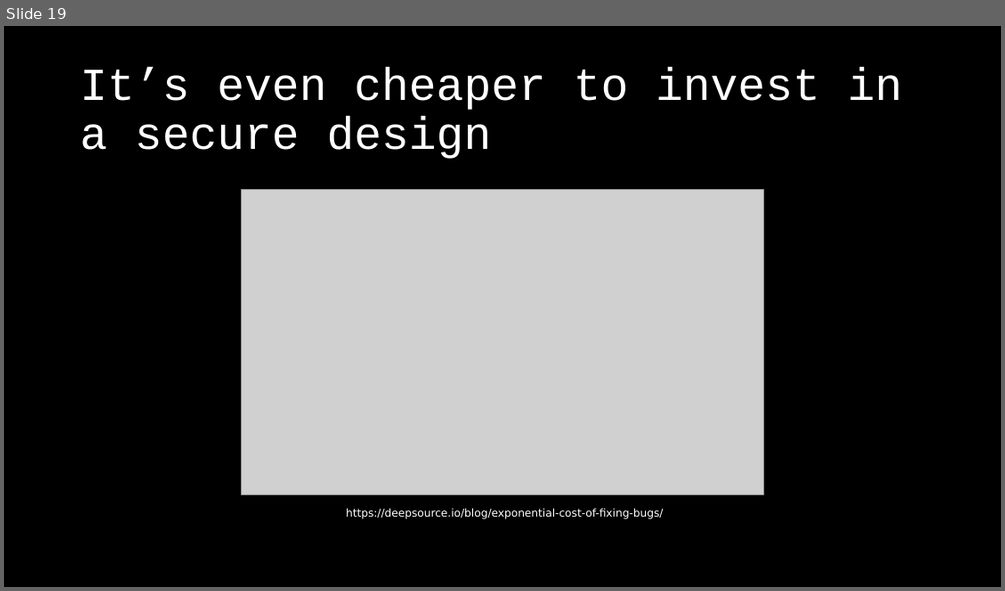
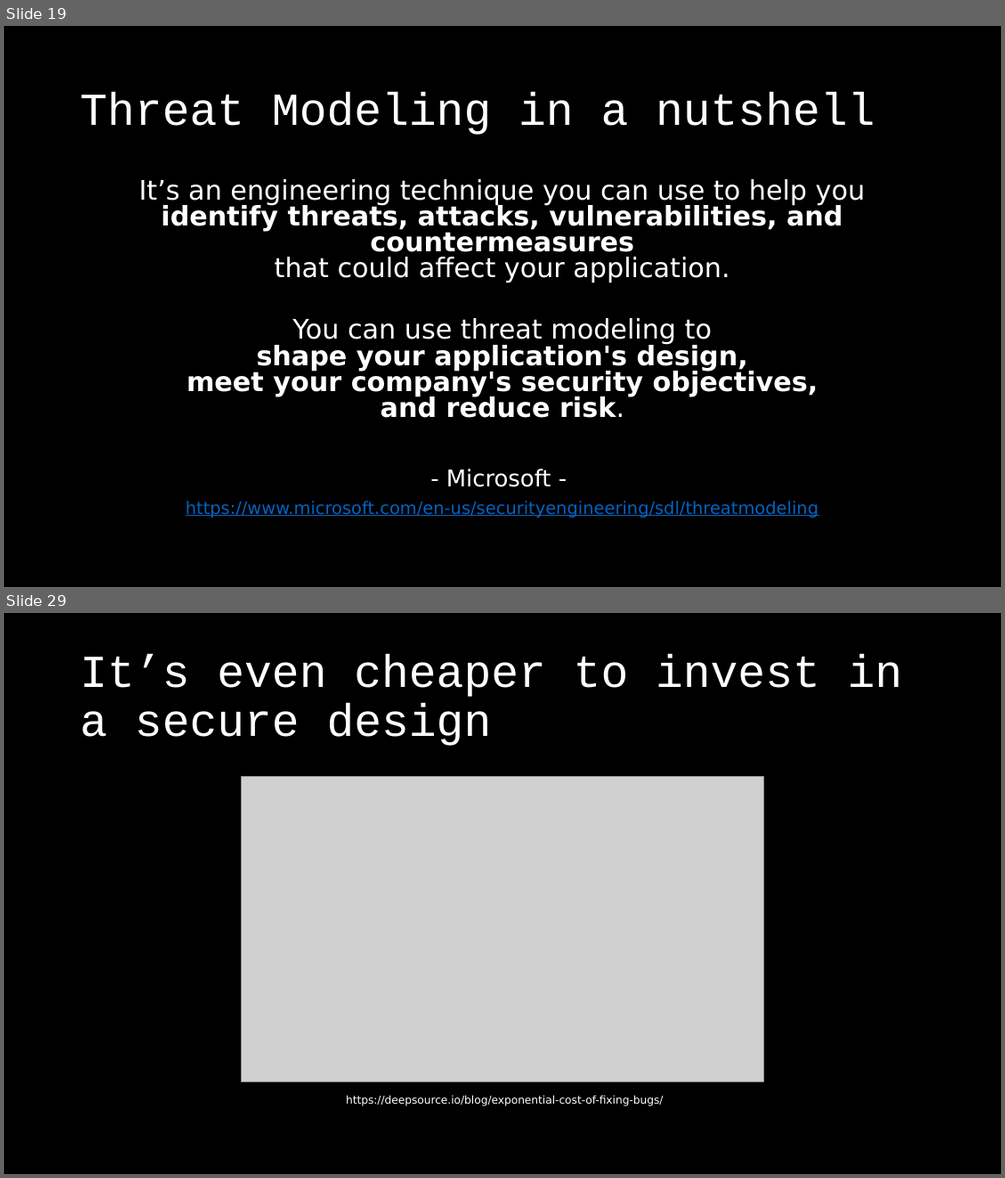
Before and after one commit to dschwarz91/websec-lecture, a slide deck: slides/8_General_Topics.pptx. Shown one above the other, each under a label of ours: slide 19 before the commit, slides 19 and 29 after it; the slides between them are not shown. The pictures are 1005x591 and 1005x1178 pixels, drawn with LibreOffice and Linux fonts; fonts in the diff are those of the drawing; grey boxes stand for pictures. Boxes give left, top, right and bottom in pixels: in the first picture for what was removed or moved away, otherwise in the second. Text is boxed around its words. In the diff, an @@ line names an element or a change of style, - is before the commit and + after.

Commit message:
Added some slides for threat modeling in a nutshell.

```diff
--- a/slides/8_General_Topics.pptx
+++ b/slides/8_General_Topics.pptx
@@ slide 19 added at (4,26,1001,587), background #000000 @@
@@ title added at (80,91,874,135), 44 pt, text #FFFFFF @@
+Threat Modeling in a nutshell
@@ text added at (139,179,865,517), 25.9 pt, text #FFFFFF @@
+It’s an engineering technique you can use to help you
+identify threats, attacks, vulnerabilities, and countermeasures
+that could affect your application.
+You can use threat modeling to
+shape your application's design,
+meet your company's security objectives,
+and reduce risk.
+- Microsoft -
+https://www.microsoft.com/en-us/securityengineering/sdl/threatmodeling
@@ what was slide 19 is now slide 29 @@
```
Also in this commit, not shown: 1 slide changed, 9 other slides added, 1 other file.
